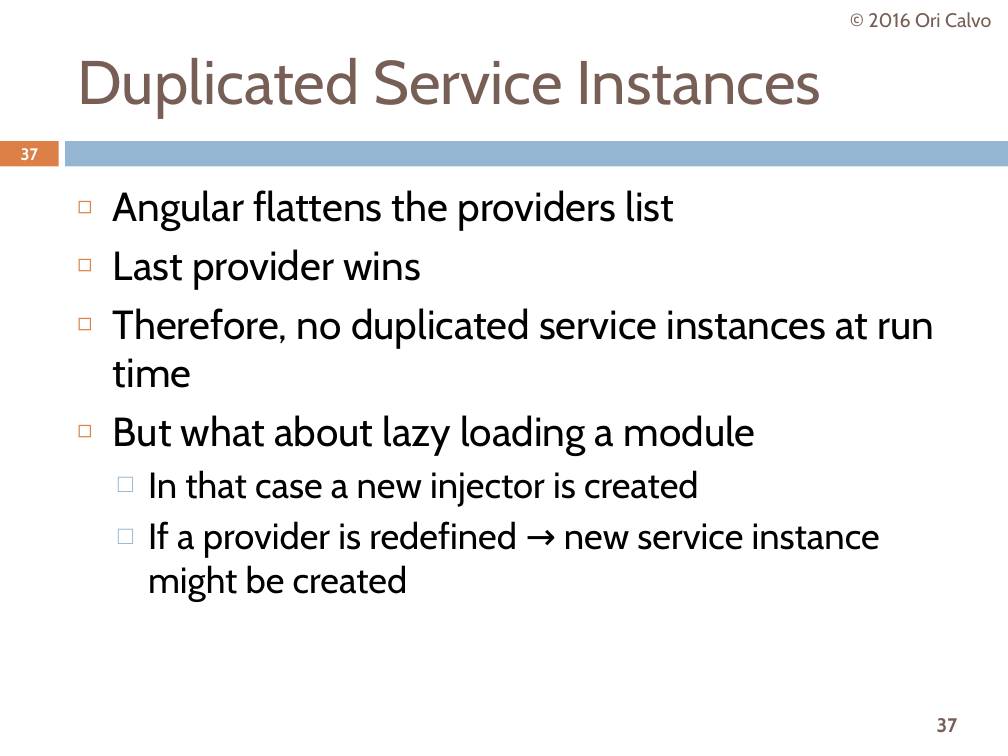
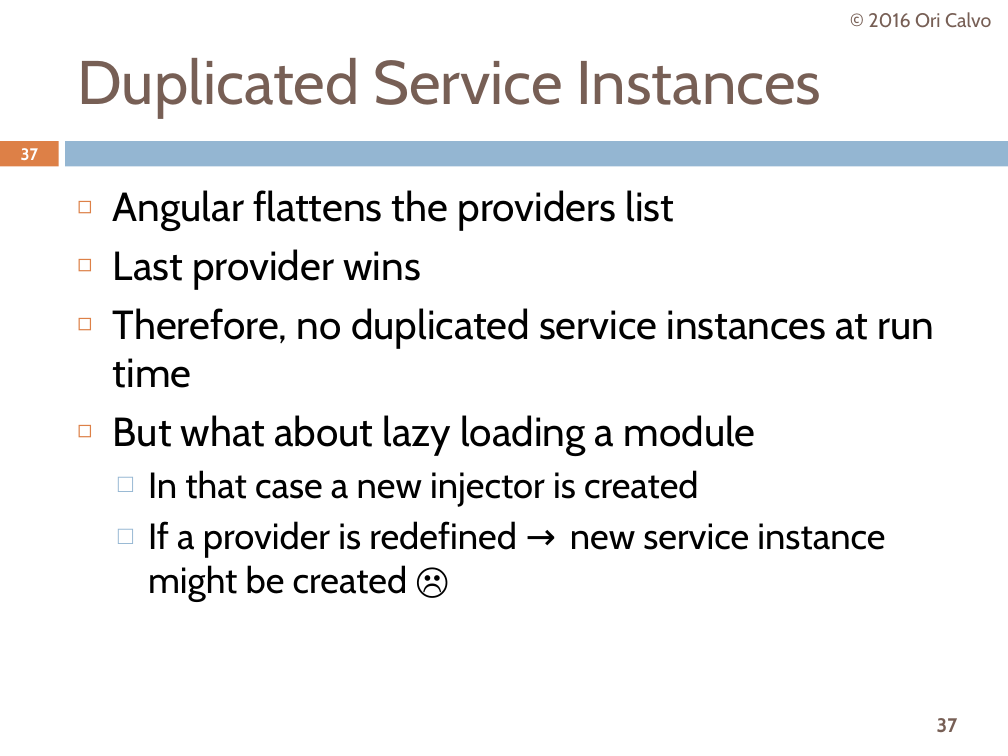
Before and after one commit to oricalvo/course-angular, a slide deck: slide 37 of PPTs/03 Dependency Injection.pptx. Drawn at 1008x756 pixels with LibreOffice and Linux fonts; fonts in the diff are those of the drawing. Boxes give left, top, right and bottom in pixels: in the first picture for what was removed or moved away, otherwise in the second. Text is boxed around its words. In the diff, an @@ line names an element or a change of style, - is before the commit and + after.

```diff
--- a/PPTs/03 Dependency Injection.pptx
+++ b/PPTs/03 Dependency Injection.pptx
@@ text at [148, 521, 885, 601]: text changed @@
-  □ If a provider is redefined → new service instance might be created
+  □ If a provider is redefined → new service instance might be created ☹
```
Also in this commit, not shown: 1 other slide changed, 17 other files.
